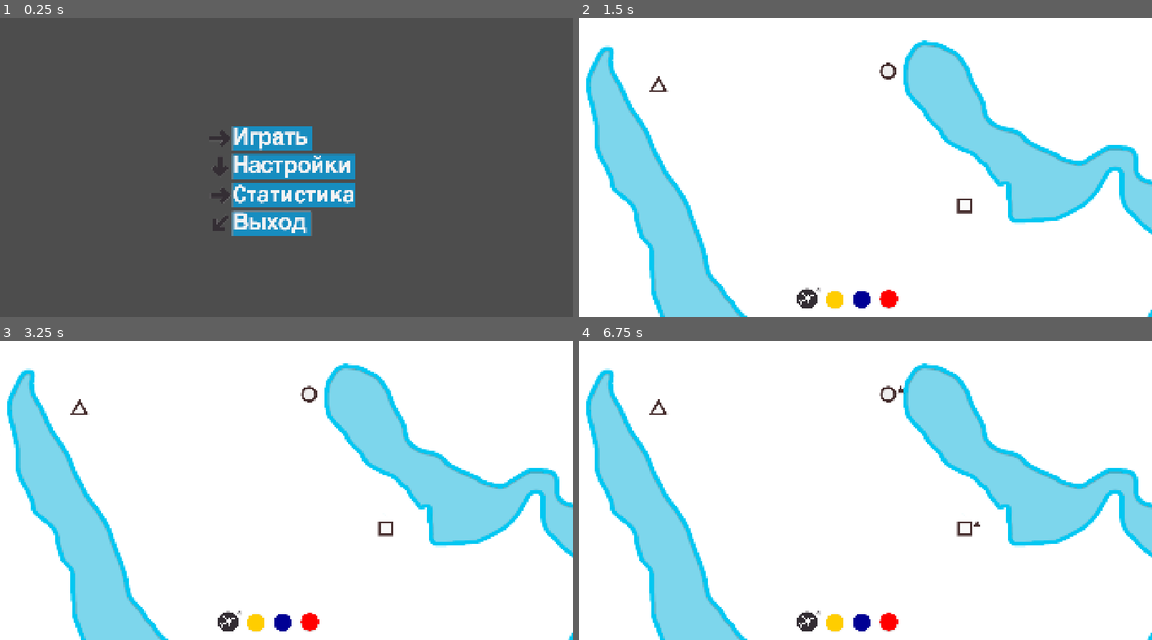
Above: before the commit, frames 1-4 (two rows, left to right).
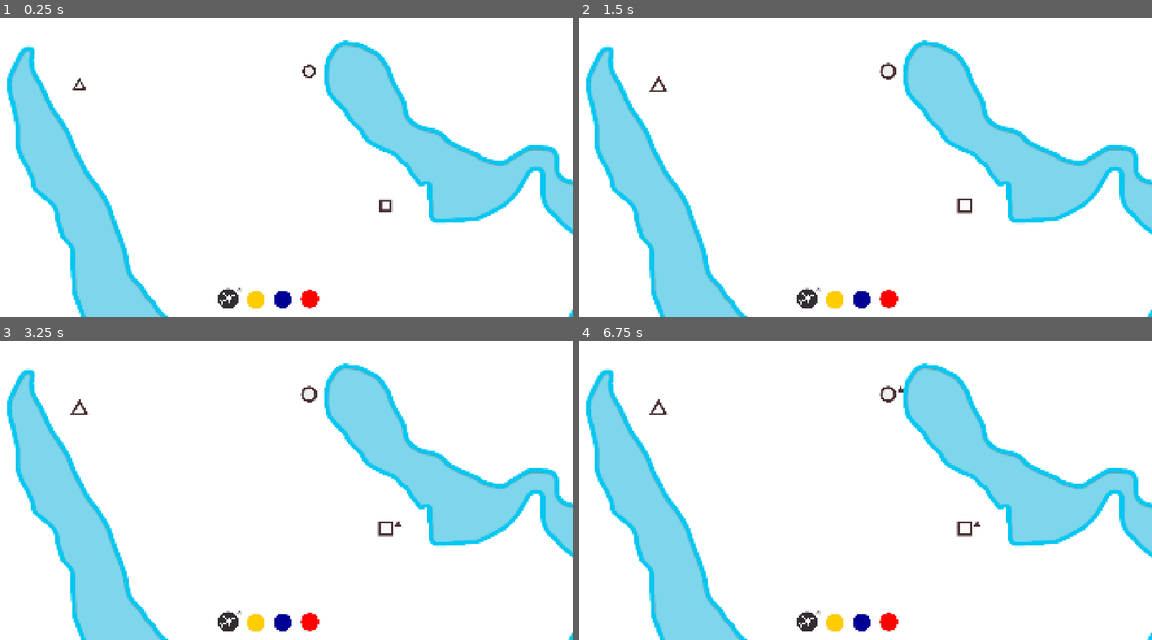
Above: after the commit, the same moments.

Repository: top-it-090304/Holding-Pattern
Game: Godot game, scene res://scene/Main.tscn
Same seed, same stepped clock (60 frames per second), same inputs: the game is played once before the commit and once after it. Before the commit the project starts from res://scene/StartMenu.tscn.
Inputs (mouse positions are in pixels of both pictures, inside the frame that each line leads up to):
- Up to frame 1 (0.25 s): no input
- Up to frame 2 (1.5 s): click (842, 137) at 0.52 s; click (836, 299) at 1.25 s
- Up to frame 3 (3.25 s): click (286, 622) at 2 s; click (309, 622) at 2.75 s
- Up to frame 4 (6.75 s): click (836, 622) at 3.5 s; click (865, 622) at 4.25 s; click (888, 622) at 5 s; click (836, 622) at 5.75 s; click (865, 622) at 6.5 s

The runs differ from the first frame. In frame 1, 99% of the frame differs, in the area x 0-100%, y 0-100%; in frame 2, less than 0.1%; in frame 3, less than 0.1%; in frame 4, less than 0.1%.

Commit message:
fix: icon count plane

Diff:
--- a/project.godot
+++ b/project.godot
@@ -11,7 +11,7 @@
 [application]
 
 config/name="Air Rout"
-run/main_scene="uid://dggwktu3dwg6x"
+run/main_scene="uid://w3majmenhb7r"
 config/features=PackedStringArray("4.6", "Forward Plus")
 run/max_fps=60
 config/icon="res://objects/icon.svg"
--- a/scripts/Airport.gd
+++ b/scripts/Airport.gd
@@ -198,6 +198,7 @@
 
 	for i in range(passengers.size()):
 		var shape = passengers[i]
+		@warning_ignore("integer_division")
 		var row = int(i / max_in_row)
 		var col = i % max_in_row
 		var pos
--- a/scripts/Event.gd
+++ b/scripts/Event.gd
@@ -1,3 +1,4 @@
 extends Node
 
+@warning_ignore("unused_signal")
 signal passengers_delivery
--- a/scripts/Plane_add.gd
+++ b/scripts/Plane_add.gd
@@ -7,6 +7,9 @@
 func _process(_delta):
 	if GameData.start_planes == 0:
 		texture = load("res://objects/count_fly_Zero.png")
+	if GameData.start_planes > 0:
+		texture = load("res://objects/count_fly.png")
+
 	if is_dragging and is_instance_valid(ghost_plane):
 		var mouse_pos_viewport = get_viewport().get_mouse_position()
 		ghost_plane.global_position = mouse_pos_viewport
--- a/scripts/Route.gd
+++ b/scripts/Route.gd
@@ -63,6 +63,7 @@
 			spawn_plane(route_data, 0.0)
 			lines_data["in_" + color_name] = true
 
+@warning_ignore("shadowed_variable")
 func spawn_plane(route_data: Dictionary, start_t: float):
 	GameData.start_planes -= 1
 	var plane = plane_scene.instantiate()
